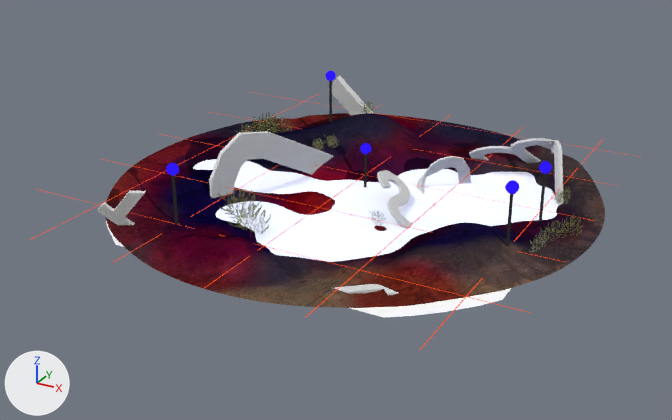
The glTF model public/models/Pole_terre.gltf, before and after one commit.
Both versions are drawn from a 50 mm camera at (1.65, -3.15, 1.46) aimed at (-0.04, -0.08, -0.08). Arrows for +X, +Y and +Z are at lower left; the lights stay in place. Where no turn or scale is listed for an object, it has been applied to the vertices. Vertices at the same position are counted once.

The first picture shows 'Diplomatie.002', 'Enquete.002', 'Enquete.003', 'Filet', 'Landscape.005', 'Landscape_plane.001', 'Sensibilite.002', 'Territoire.001'.
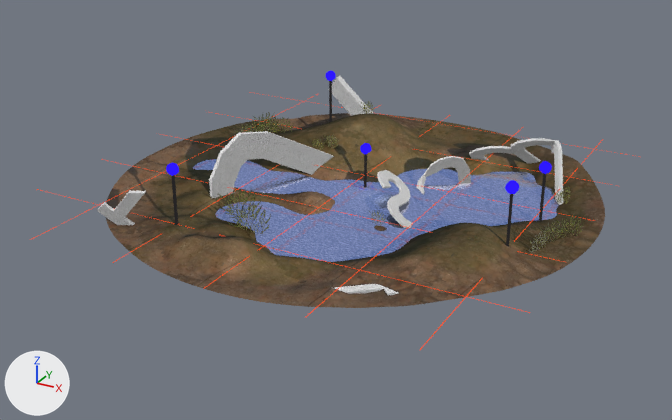
The newer file is also turned or shifted as a whole; pictures and numbers use the older file's frame.

The change, as a diff of the scene's bpy script:
```diff
--- a/public/models/Pole_terre.gltf.py
+++ b/public/models/Pole_terre.gltf.py
@@ img_water_bake @@
+img_water_bake = load_image('Water_Bake', 'textures/Water_Bake.jpg', 1024, 1024, 'sRGB')
@@ img_pole_combined2 @@
+img_pole_combined2 = load_image('Pole_Combined2', 'textures/Pole_Combined2.jpg', 1024, 1024, 'sRGB')
@@ mat_montain_plane_001 @@
 n4 = _N.new('ShaderNodeOutputMaterial'); n4.name = 'Material Output'
-n5 = _N.new('ShaderNodeMix'); n5.name = 'Mix'
-n5.data_type = 'RGBA'
-n5.blend_type = 'MULTIPLY'
-n5.inputs[0].default_value = 1.0  # 'Factor'
-n6 = _N.new('ShaderNodeVertexColor'); n6.name = 'Color Attribute'
 n7 = _N.new('ShaderNodeTexImage'); n7.name = 'Image Texture'
-n7.image = img_pole_combined
+n7.image = img_pole_combined2
 _L.new(n1.outputs[0], n3.inputs[0])  # 'Is Camera Ray' to 'Factor'
@@ mat_montain_plane_001 @@
 n0 = _N.new('ShaderNodeEmission'); n0.name = 'Emission'
 _L.new(n3.outputs[0], n4.inputs[0])  # 'Shader' to 'Surface'
-_L.new(n5.outputs[2], n0.inputs[0])  # 'Result' to 'Color'
-_L.new(n6.outputs[0], n5.inputs[7])  # 'Color' to 'B'
-_L.new(n7.outputs[0], n5.inputs[6])  # 'Color' to 'A'
+_L.new(n7.outputs[0], n0.inputs[0])  # 'Color' to 'Color'
@@ mat_water_001 @@
 mat_water_001 = bpy.data.materials.new('Water.001')
-# nodes: BsdfPrincipled, OutputMaterial, TexImage
-# colours: white #ffffff
-# uses the picture img_water
+# nodes: BsdfTransparent, Emission, LightPath, MixShader, OutputMaterial, TexImage
+# uses the picture img_water_bake
@@ me_landscape_005 @@
 me_landscape_005.from_pydata(...)  # 13155 vertices, 25805 faces; spans x -1.0..1.0, y -1.0..1.0, z -0.11..0.12
 # used by ob_landscape_005; location = (0.0, 0.0, 0.0)
+# me_landscape_005 part 1: vertex colours changed
 me_landscape_005.materials.append(mat_montain_plane_001)
@@ me_landscape_plane_001 @@
 # used by ob_landscape_plane_001; location = (0.0, 0.0, 0.0)
-me_landscape_plane_001.from_pydata(...)  # 19 vertices, 17 faces; spans x -0.84..0.84, y -0.84..0.84, z -0.03
+me_landscape_plane_001.from_pydata(...)  # 730 vertices, 730 faces; spans x -0.79..0.79, y -0.63..0.6, z -0.03
+# me_landscape_plane_001 part 2: 19 vertices removed from x -0.84..0.84, y -0.84..0.84, z -0.03; 730 vertices added at x -0.79..0.79, y -0.63..0.6, z -0.03
 me_landscape_plane_001.materials.append(mat_water_001)
```

Changed parts and their boxes [x1, y1, x2, y2] in the pictures (672 x 420 px):
'Landscape.005', surface changed, recoloured: [106, 113, 605, 308] in both
'Landscape_plane.001', surface changed, reshaped (white to blue): before [106, 159, 558, 318]; after [193, 159, 559, 262]
